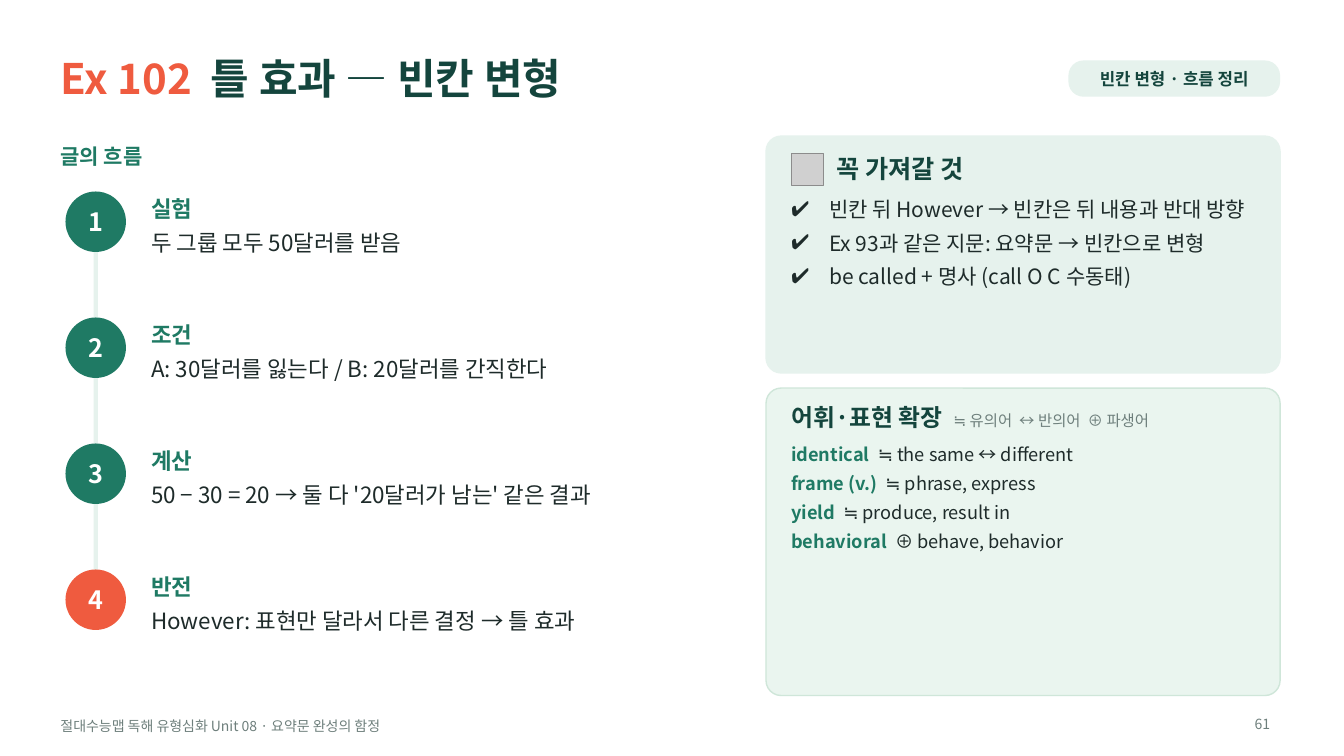
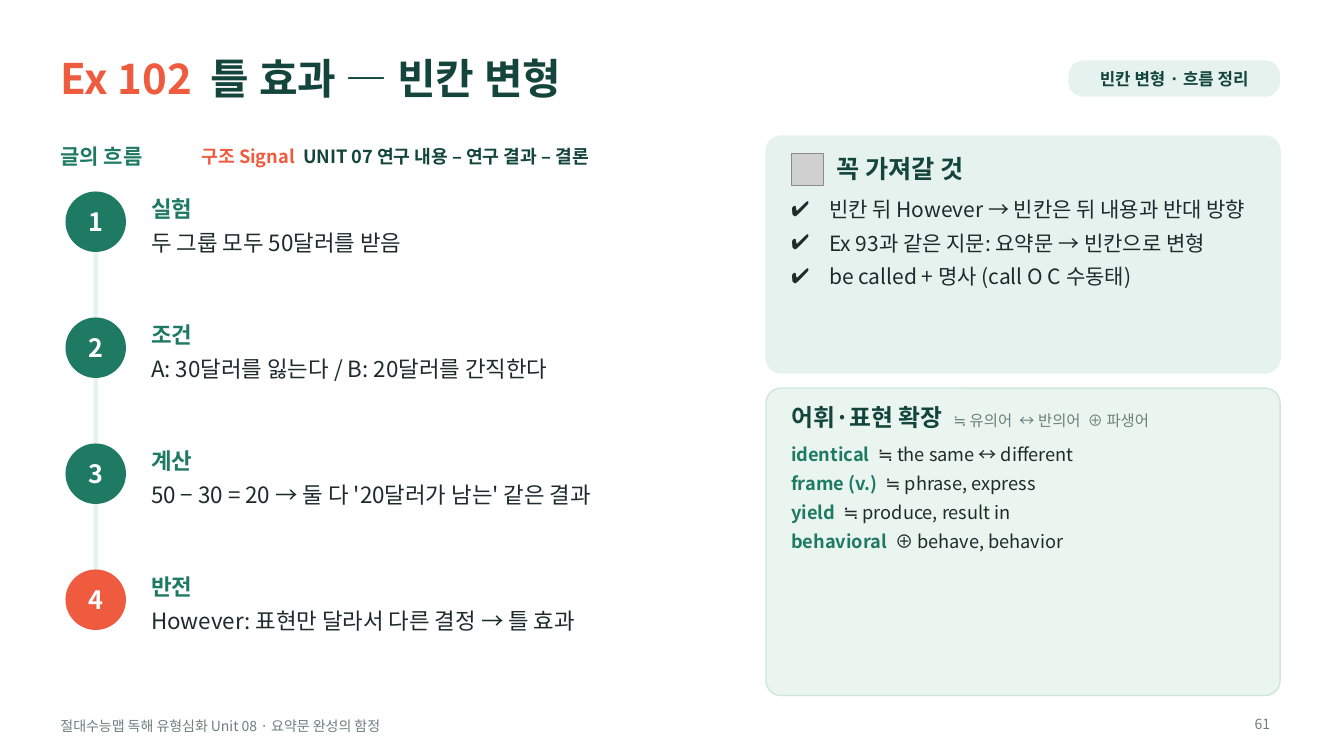
Before and after one commit to HUFSDavid/HUFSDavid, a slide deck: slide 61 of 절대수능맵_독해유형심화_Unit08_수업PPT.pptx. Drawn at 1344x756 pixels with LibreOffice and Linux fonts; fonts in the diff are those of the drawing; grey boxes stand for pictures. Boxes give left, top, right and bottom in pixels: in the first picture for what was removed or moved away, otherwise in the second. Text is boxed around its words. In the diff, an @@ line names an element or a change of style, - is before the commit and + after.

```diff
--- a/절대수능맵_독해유형심화_Unit08_수업PPT.pptx
+++ b/절대수능맵_독해유형심화_Unit08_수업PPT.pptx
@@ text added at box(202, 147, 588, 168), 13 pt, text #14453D, bold @@
+구조 Signal UNIT 07 연구 내용 – 연구 결과 – 결론
```
Also in this commit, not shown: 23 other slides changed, 5 other files.
